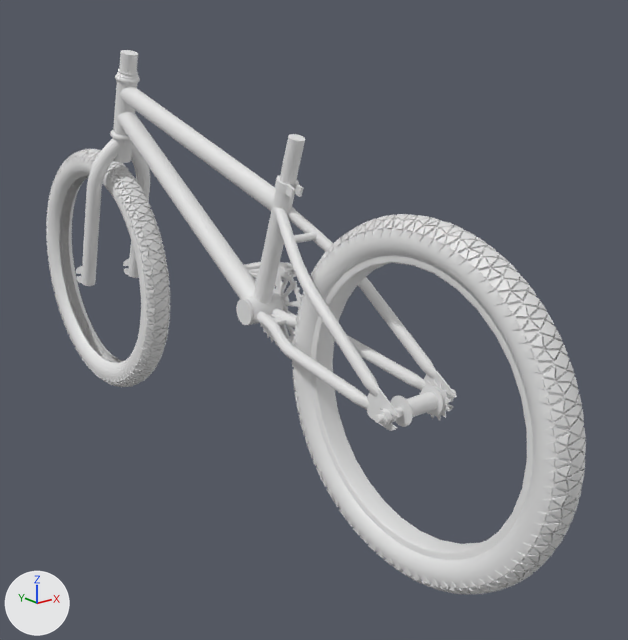
The Blender file bmx/bmx.blend as it was, and as the next commit left it.
Rendered twice from a 50 mm camera at (-1.17, -1.84, 0.3) aimed at (0.19, -0.14, -0.38). The lights are fixed; the arrows at lower left show +X, +Y and +Z.
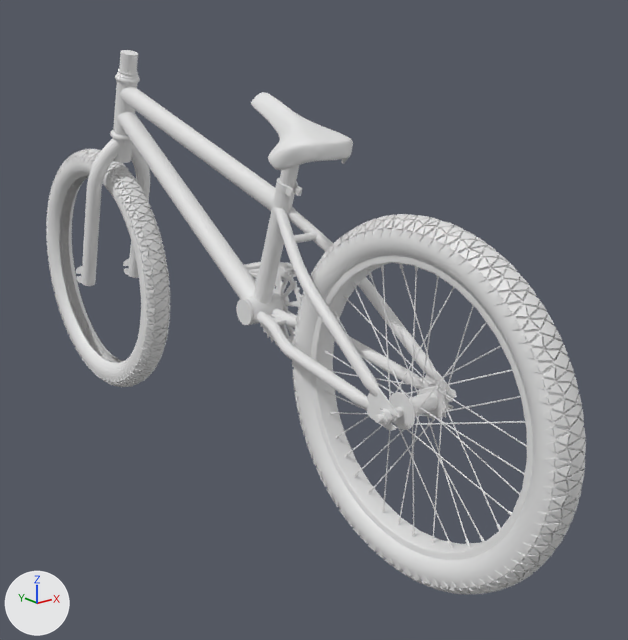
The change, as a list of edits to the scene's bpy script:
```text
Add me_plane:
    me_plane.from_pydata(...)  # 62 vertices, 48 faces; spans x 0.0..0.105, y -0.155..0.149, z -0.076..0.017
    me_plane.polygons.foreach_set('use_smooth', [True] * 48)
Add me_cylinder_023:
    me_cylinder_023.from_pydata(...)  # 45 vertices, 42 faces; spans x -0.046..0.0, y -0.198..-0.029, z -0.221..0.013
    me_cylinder_023.polygons.foreach_set('use_smooth', [True] * 42)
Add me_cylinder_022:
    me_cylinder_022.from_pydata(...)  # 45 vertices, 42 faces; spans x 0.0..0.046, y -0.231..-0.026, z -0.183..0.018
    me_cylinder_022.polygons.foreach_set('use_smooth', [True] * 42)
Add me_cylinder_021:
    me_cylinder_021.from_pydata(...)  # 45 vertices, 42 faces; spans x -0.046..0.002, y -0.027..0.017, z 0.018..0.293
    me_cylinder_021.polygons.foreach_set('use_smooth', [True] * 42)
Add me_cylinder_018:
    me_cylinder_018.from_pydata(...)  # 45 vertices, 42 faces; spans x -0.002..0.046, y -0.023..0.065, z 0.022..0.287
    me_cylinder_018.polygons.foreach_set('use_smooth', [True] * 42)
Add ob_plane_003:
    ob_plane_003 = bpy.data.objects.new('Plane.003', me_plane)
    ob_plane_003.location = (0.0, -0.327, 0.168)
    ob_plane_003.rotation_euler = (0.46, 0.0, 0.0)  # degrees (26, 0, 0)
    _m = ob_plane_003.modifiers.new('Mirror', 'MIRROR')
    _m = ob_plane_003.modifiers.new('Solidify', 'SOLIDIFY')
    _m.nonmanifold_thickness_mode = 'FIXED'
    _m.nonmanifold_merge_threshold = 0.0003
    _m = ob_plane_003.modifiers.new('Subdivision', 'SUBSURF')
Add ob_cylinder_025:
    ob_cylinder_025 = bpy.data.objects.new('Cylinder.025', me_cylinder_023)
    ob_cylinder_025.location = (0.0, -0.714, -0.379)
    _m = ob_cylinder_025.modifiers.new('Array', 'ARRAY')
    _m.count = 9
    _m.constant_offset_displace = (0.0, 0.0, 0.0)
    _m.use_relative_offset = False
    _m.use_object_offset = True
    _m.offset_object = ob_empty_001
Add ob_empty_001:
    ob_empty_001 = bpy.data.objects.new('Empty.001', None)
    ob_empty_001.location = (0.0000678, -0.714, -0.379)
    ob_empty_001.rotation_euler = (0.698, 0.0, 0.0)  # degrees (40, 0, 0)
Add ob_cylinder_024:
    ob_cylinder_024 = bpy.data.objects.new('Cylinder.024', me_cylinder_022)
    ob_cylinder_024.location = (0.0, -0.714, -0.379)
    _m = ob_cylinder_024.modifiers.new('Array', 'ARRAY')
    _m.count = 9
    _m.constant_offset_displace = (0.0, 0.0, 0.0)
    _m.use_relative_offset = False
    _m.use_object_offset = True
    _m.offset_object = ob_empty_001
Add ob_cylinder_023:
    ob_cylinder_023 = bpy.data.objects.new('Cylinder.023', me_cylinder_021)
    ob_cylinder_023.location = (0.0, -0.714, -0.379)
    _m = ob_cylinder_023.modifiers.new('Array', 'ARRAY')
    _m.count = 9
    _m.constant_offset_displace = (0.0, 0.0, 0.0)
    _m.use_relative_offset = False
    _m.use_object_offset = True
    _m.offset_object = ob_empty_001
Add ob_cylinder_022:
    ob_cylinder_022 = bpy.data.objects.new('Cylinder.022', me_cylinder_018)
    ob_cylinder_022.location = (0.0, -0.714, -0.379)
    _m = ob_cylinder_022.modifiers.new('Array', 'ARRAY')
    _m.count = 9
    _m.constant_offset_displace = (0.0, 0.0, 0.0)
    _m.use_relative_offset = False
    _m.use_object_offset = True
    _m.offset_object = ob_empty_001
```

Boxes (x1, y1, x2, y2) around the edits, measured in the pictures (628 x 640 px):
'Plane.003', added: after (251, 92, 353, 170)
'Cylinder.023', added: after (324, 266, 525, 548)
'Cylinder.025', added: after (324, 264, 524, 543)
'Cylinder.024', added: after (330, 270, 527, 544)
'Cylinder.022', added: after (332, 264, 521, 547)
